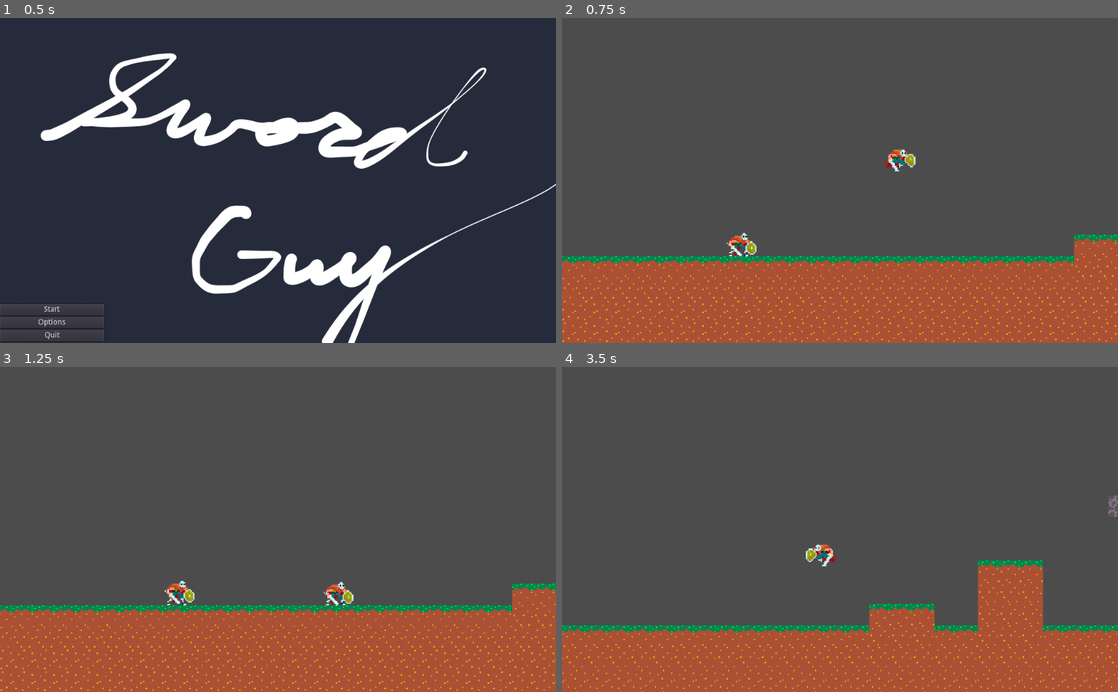
Above: before the commit, frames 1-4 (two rows, left to right).
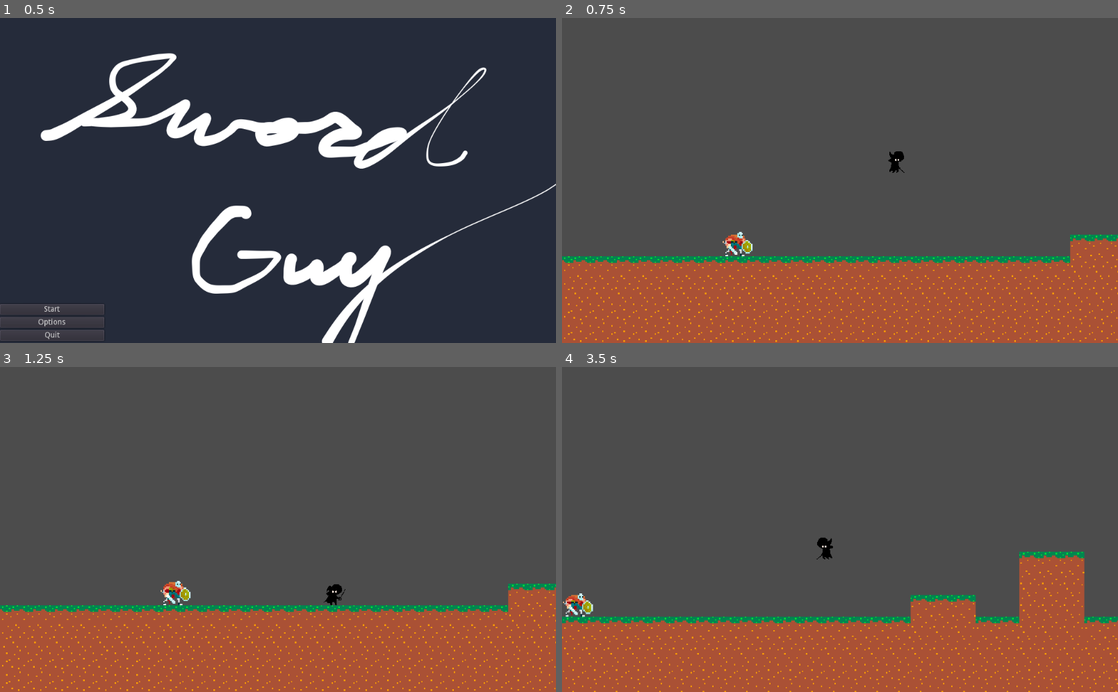
Above: after the commit, the same moments.

Repository: Jollista/Godot-Platformer
Game: Godot game, scene res://StartMenu.tscn
Same seed, same stepped clock (60 frames per second), same inputs: the game is played once before the commit and once after it. The engine's default icon, where the game draws it, is replaced by a stand-in: a white triangle on a blue panel in a dark square.
Inputs (mouse positions are in pixels of both pictures, inside the frame that each line leads up to):
- Up to frame 1 (0.5 s): no input
- Up to frame 2 (0.75 s): click "Start" at 0.5 s
- Up to frame 3 (1.25 s): no input
- Up to frame 4 (3.5 s): tap Enter (ui_accept) at 1.25 s; move the mouse to (962, 513) at 1.27 s; hold S (roll) 1.28-2.03 s; hold D (right) 1.28-2.78 s; click (962, 513) at 1.42 s; tap Space (jump) at 1.52, 2.27 s; move the mouse to (728, 545) at 2.02 s; tap E (interact) at 2.1 s; click (728, 545) at 2.17 s; tap S (roll) at 2.3 s; move the mouse to (895, 458) at 2.77 s; hold A (left) from 2.78 s (still down); hold S (roll) from 2.78 s (still down); click (895, 458) at 2.92 s

Frame 1 is identical in both runs. In frame 2, 3.8% of the frame differs, in the area x 0-100%, y 40-100%; in frame 3, 3.8%; in frame 4, 9.9%, in the area x 0-100%, y 39-100%.

Commit message:
changed player sprite, sfx; fixed facingRight scale distortion issue

Diff:
--- a/Animations/Idle.tres
+++ b/Animations/Idle.tres
@@ -2,17 +2,17 @@
 
 [resource]
 resource_name = "Idle"
-length = 0.65
+length = 0.8
 loop = true
 tracks/0/type = "value"
 tracks/0/path = NodePath("Sprite:frame")
 tracks/0/interp = 1
-tracks/0/loop_wrap = true
+tracks/0/loop_wrap = false
 tracks/0/imported = false
 tracks/0/enabled = true
 tracks/0/keys = {
-"times": PoolRealArray( 0, 0.1, 0.2, 0.3, 0.4, 0.5 ),
-"transitions": PoolRealArray( 1, 1, 1, 1, 1, 1 ),
-"update": 1,
-"values": [ 1, 2, 3, 4, 5, 6 ]
+"times": PoolRealArray( 0, 0.7 ),
+"transitions": PoolRealArray( 1, 1 ),
+"update": 0,
+"values": [ 0, 7 ]
 }
--- a/NPC.tscn
+++ b/NPC.tscn
@@ -7,6 +7,21 @@
 [sub_resource type="RectangleShape2D" id=1]
 extents = Vector2( 10, 9.5 )
 
+[sub_resource type="Animation" id=2]
+length = 0.001
+tracks/0/type = "value"
+tracks/0/path = NodePath("Sprite:frame")
+tracks/0/interp = 1
+tracks/0/loop_wrap = true
+tracks/0/imported = false
+tracks/0/enabled = true
+tracks/0/keys = {
+"times": PoolRealArray( 0 ),
+"transitions": PoolRealArray( 1 ),
+"update": 0,
+"values": [ 0 ]
+}
+
 [node name="NPC" type="KinematicBody2D"]
 script = ExtResource( 1 )
 
@@ -14,7 +29,6 @@
 texture = ExtResource( 3 )
 hframes = 9
 vframes = 6
-frame = 6
 
 [node name="CollisionShape2D" type="CollisionShape2D" parent="."]
 position = Vector2( 3, 6.5 )
@@ -23,3 +37,4 @@
 
 [node name="AnimationPlayer" type="AnimationPlayer" parent="."]
 anims/Idle = ExtResource( 2 )
+anims/RESET = SubResource( 2 )
--- a/PlatformerSceneTest.tscn
+++ b/PlatformerSceneTest.tscn
@@ -13,9 +13,6 @@
 [node name="NPC" parent="." instance=ExtResource( 3 )]
 position = Vector2( -120, -16 )
 dialogPath = "res://DialogueJSONs/dialogueExample.json"
-
-[node name="Player" parent="." instance=ExtResource( 1 )]
-position = Vector2( -3, -94 )
 
 [node name="TileMap" type="TileMap" parent="."]
 tile_set = ExtResource( 2 )
@@ -42,3 +39,6 @@
 [node name="DialogueCanvas" parent="." instance=ExtResource( 5 )]
 
 [node name="MenuCanvas" parent="." instance=ExtResource( 7 )]
+
+[node name="Player" parent="." instance=ExtResource( 1 )]
+position = Vector2( 0, -88 )
--- a/Player.tscn
+++ b/Player.tscn
@@ -1,10 +1,10 @@
 [gd_scene load_steps=20 format=2]
 
 [ext_resource path="res://Sounds/woosh2.wav" type="AudioStream" id=1]
-[ext_resource path="res://Sprites/viking2.png" type="Texture" id=2]
+[ext_resource path="res://Sprites/wiz spritesheet v2.png" type="Texture" id=2]
 [ext_resource path="res://Scripts/PlayerController.gd" type="Script" id=3]
-[ext_resource path="res://Sounds/rollNoise.mp3" type="AudioStream" id=4]
-[ext_resource path="res://Sounds/walkNoise.mp3" type="AudioStream" id=5]
+[ext_resource path="res://Sounds/wubwub.wav" type="AudioStream" id=4]
+[ext_resource path="res://Sounds/cutewoosh.wav" type="AudioStream" id=5]
 [ext_resource path="res://Sounds/jumpNoise.mp3" type="AudioStream" id=6]
 [ext_resource path="res://Animations/Idle.tres" type="Animation" id=7]
 
@@ -12,16 +12,16 @@
 audio_stream = ExtResource( 1 )
 
 [sub_resource type="AudioStreamRandomPitch" id=15]
-audio_stream = ExtResource( 4 )
+audio_stream = ExtResource( 5 )
 
 [sub_resource type="AudioStreamRandomPitch" id=16]
 audio_stream = ExtResource( 6 )
 
 [sub_resource type="AudioStreamRandomPitch" id=17]
-audio_stream = ExtResource( 5 )
+audio_stream = ExtResource( 4 )
 
-[sub_resource type="RectangleShape2D" id=1]
-extents = Vector2( 10, 9.5 )
+[sub_resource type="RectangleShape2D" id=18]
+extents = Vector2( 8, 8 )
 
 [sub_resource type="Animation" id=2]
 resource_name = "Dash"
@@ -33,10 +33,10 @@
 tracks/0/imported = false
 tracks/0/enabled = true
 tracks/0/keys = {
-"times": PoolRealArray( 0, 0.1, 0.2 ),
-"transitions": PoolRealArray( 1, 1, 1 ),
+"times": PoolRealArray( 0, 0.1 ),
+"transitions": PoolRealArray( 1, 1 ),
 "update": 1,
-"values": [ 34, 35, 36 ]
+"values": [ 16, 17 ]
 }
 
 [sub_resource type="Animation" id=3]
@@ -49,15 +49,15 @@
 tracks/0/imported = false
 tracks/0/enabled = true
 tracks/0/keys = {
-"times": PoolRealArray( 0, 0.1, 0.2 ),
-"transitions": PoolRealArray( 1, 1, 1 ),
+"times": PoolRealArray( 0, 0.1 ),
+"transitions": PoolRealArray( 1, 1 ),
 "update": 1,
-"values": [ 20, 21, 22 ]
+"values": [ 22, 23 ]
 }
 
 [sub_resource type="Animation" id=5]
 resource_name = "Jump"
-length = 2.0
+length = 0.3
 tracks/0/type = "value"
 tracks/0/path = NodePath("Sprite:frame")
 tracks/0/interp = 1
@@ -65,10 +65,10 @@
 tracks/0/imported = false
 tracks/0/enabled = true
 tracks/0/keys = {
-"times": PoolRealArray( 0, 0.1 ),
-"transitions": PoolRealArray( 1, 1 ),
+"times": PoolRealArray( 0, 0.1, 0.2 ),
+"transitions": PoolRealArray( 1, 1, 1 ),
 "update": 1,
-"values": [ 18, 19 ]
+"values": [ 19, 20, 21 ]
 }
 
 [sub_resource type="Animation" id=6]
@@ -99,12 +99,12 @@
 "times": PoolRealArray( 0, 0.1, 0.2, 0.3 ),
 "transitions": PoolRealArray( 1, 1, 1, 1 ),
 "update": 1,
-"values": [ 29, 30, 31, 32 ]
+"values": [ 24, 25, 26, 27 ]
 }
 
 [sub_resource type="Animation" id=7]
 resource_name = "Run"
-length = 0.6
+length = 0.7
 loop = true
 tracks/0/type = "value"
 tracks/0/path = NodePath("Sprite:frame")
@@ -113,10 +113,10 @@
 tracks/0/imported = false
 tracks/0/enabled = true
 tracks/0/keys = {
-"times": PoolRealArray( 0, 0.1, 0.2, 0.3, 0.4, 0.5 ),
-"transitions": PoolRealArray( 1, 1, 1, 1, 1, 1 ),
+"times": PoolRealArray( 0, 0.1, 0.2, 0.3, 0.4, 0.5, 0.6 ),
+"transitions": PoolRealArray( 1, 1, 1, 1, 1, 1, 1 ),
 "update": 1,
-"values": [ 9, 10, 11, 12, 13, 14 ]
+"values": [ 8, 9, 10, 11, 12, 13, 15 ]
 }
 
 [sub_resource type="Animation" id=8]
@@ -131,13 +131,14 @@
 runSound = SubResource( 17 )
 
 [node name="Sprite" type="Sprite" parent="."]
+position = Vector2( 2.38419e-07, 0 )
+scale = Vector2( 0.326531, 0.290909 )
 texture = ExtResource( 2 )
-hframes = 9
-vframes = 6
+hframes = 8
+vframes = 4
 
 [node name="CollisionShape2D" type="CollisionShape2D" parent="."]
-position = Vector2( 3, 6.5 )
-shape = SubResource( 1 )
+shape = SubResource( 18 )
 
 [node name="AnimationPlayer" type="AnimationPlayer" parent="."]
 anims/Dash = SubResource( 2 )
--- a/Scripts/PlayerController.gd
+++ b/Scripts/PlayerController.gd
@@ -69,10 +69,10 @@
 		# used for animation facing
 		if mouse_direction.x > sprite.position.x: # dashing right
 			facingRight = true
-			sprite.scale.x = 1
-		elif mouse_direction.x < sprite.position.y: # dashing left
+			sprite.flip_h = !facingRight
+		elif mouse_direction.x < sprite.position.x: # dashing left
 			facingRight = false
-			sprite.scale.x = -1
+			sprite.flip_h = !facingRight
 
 		# animate
 		anim.play("Dash")
@@ -114,10 +114,7 @@
 		motion.y = MAX_FALL_SPEED
 
 	# used for animation facing
-	if facingRight == true:
-		sprite.scale.x = 1
-	else:
-		sprite.scale.x = -1
+	sprite.flip_h = !facingRight
 
 	# horizontal movement
 	if Input.is_action_pressed("right") and anim.current_animation != "Roll": # input right and not rolling
--- a/settings.json
+++ b/settings.json
@@ -1 +1 @@
-[{"MasterVol":0,"MusicVol":0,"SFXVol":0,"TextSpeed":0.01}]
+[{"MasterVol":0,"MusicVol":-21,"SFXVol":0,"TextSpeed":0.01}]
Not shown: 1 places in NPC.tscn that only renumber resources
Not shown, added: Sounds/cutewoosh-old1.wav.import
Not shown, added: Sounds/cutewoosh.wav.import
Not shown, added: Sounds/wubwub-old1.wav.import
Not shown, added: Sounds/wubwub.wav.import
Binary file added: Sprites/wiz spritesheet v2.png
Not shown, added: Sprites/wiz spritesheet v2.png.import
Not shown, added: Sounds/cutewoosh-old1.wav
Not shown, added: Sounds/cutewoosh.wav
Not shown, added: Sounds/wubwub-old1.wav
Not shown, added: Sounds/wubwub.wav
